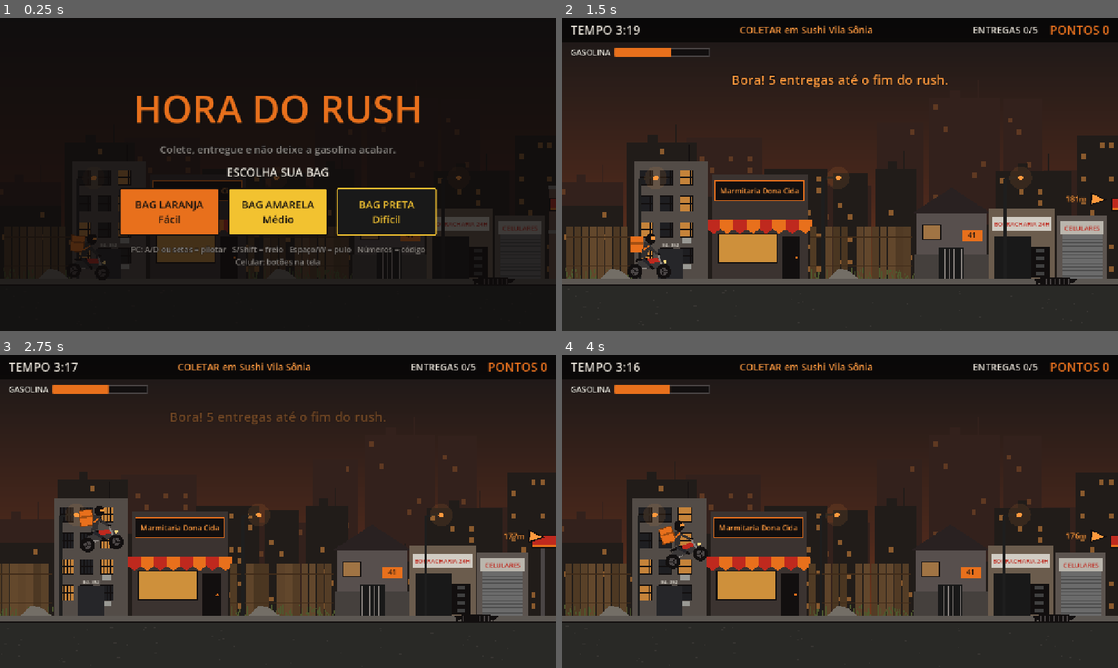
Above: before the commit, frames 1-4 (two rows, left to right).
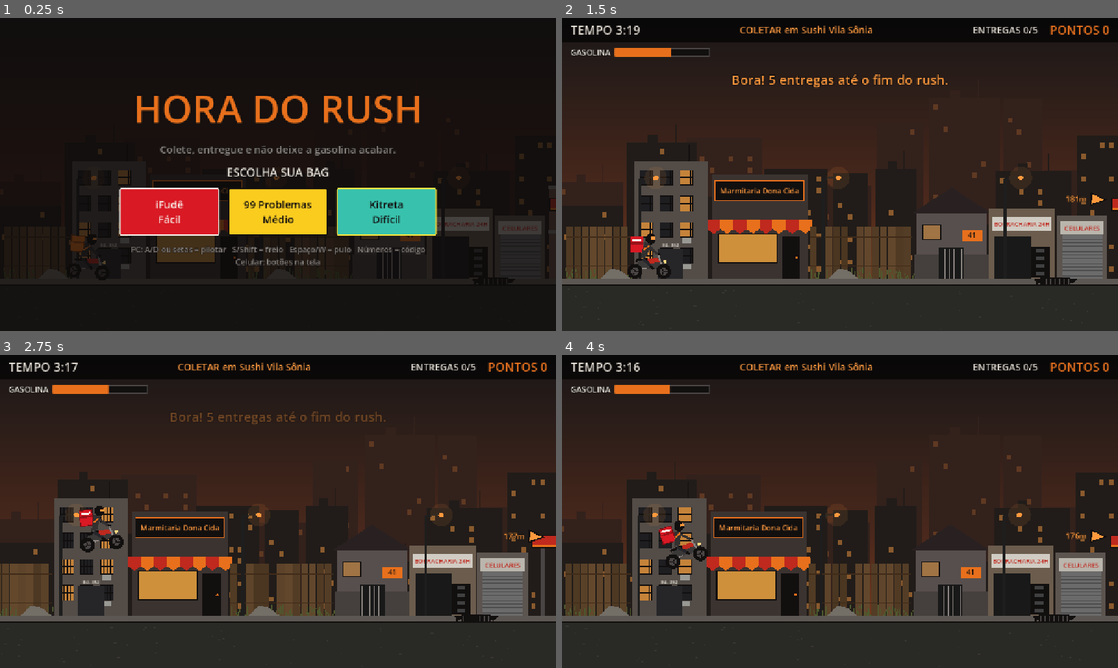
Above: after the commit, the same moments.

Repository: ViniViscas/Hora-do-Rush
Game: Godot game, scene res://scenes/main.tscn
Two runs of this game, one before a commit and one after it. Both use one fixed random seed, a clock stepped at 60 frames per second and the inputs below.
Inputs (mouse positions are in pixels of both pictures, inside the frame that each line leads up to):
- Up to frame 1 (0.25 s): no input
- Up to frame 2 (1.5 s): click (728, 212) at 0.5 s, where only the run before the commit has a clickable "BAG LARANJA Fácil"; tap Enter at 1.25 s; hold D (direita) from 1.28 s (still down); hold S (freio) from 1.28 s (still down)
- Up to frame 3 (2.75 s): keep holding D (direita); tap Space (pulo) at 1.52, 2.27 s; release S (freio) at 2.03 s; tap 0 at 2.1 s
- Up to frame 4 (4 s): release D (direita) at 2.78 s; hold A (esquerda) 2.78-3.53 s; tap 9 at 2.85 s; hold D (direita) from 3.53 s (still down); tap Backspace at 3.6 s; tap Space (pulo) at 3.77 s

The runs differ from the first frame. In frame 1, 5.7% of the frame differs, in the area x 21-79%, y 54-70%; in frame 2, 0.1%; in frame 3, 0.1%; in frame 4, 0.1%.

Commit message:
Bags com nomes de paródia: iFudê, 99 Problemas e Kitreta
- cores das bags de verdade (vermelha, amarela, verde-água com painel amarelo)
- detalhe desenhado na bag da moto, sem copiar logo
- botões do menu com borda na cor do app; tela de fim mostra a bag
- GDD seção 4: decisão das marcas registrada

Co-Authored-By: Claude Opus 5.5 <noreply@anthropic.com>

Diff:
--- a/scripts/game_config.gd
+++ b/scripts/game_config.gd
@@ -14,6 +14,9 @@
 const COR_AMARELO := Color(0.95, 0.76, 0.19)
 
 # --- Dificuldade escolhida pela bag ---
+# Nomes de paródia dos apps (iFood, 99 e Keeta), com as cores das bags de verdade.
+# cor / cor_texto / cor_detalhe: bag, texto do botão e detalhe (borda do botão e faixa na bag)
+# painel_bag: retângulo do detalhe desenhado na bag da moto
 # tempo_fase: segundos totais da fase
 # prazo_base / prazo_px_por_s: prazo do pedido = base + distância / px_por_s
 # bonus_mult: segundos ganhos por segundo de prazo que sobrou
@@ -23,10 +26,12 @@
 # chance_blitz: chance de ser parado passando devagar na blitz
 const DIFICULDADES := {
 	"facil": {
-		"nome": "BAG LARANJA",
+		"nome": "iFudê",
 		"rotulo": "Fácil",
-		"cor": Color(0.91, 0.44, 0.11),
-		"cor_texto": Color(0.07, 0.06, 0.06),
+		"cor": Color(0.85, 0.1, 0.14),
+		"cor_texto": Color(0.97, 0.95, 0.92),
+		"cor_detalhe": Color(0.97, 0.95, 0.92),
+		"painel_bag": Rect2(-39, -92, 22, 5),
 		"tempo_fase": 200.0,
 		"prazo_base": 15.0,
 		"prazo_px_por_s": 300.0,
@@ -40,10 +45,12 @@
 		"chance_blitz": 0.05,
 	},
 	"medio": {
-		"nome": "BAG AMARELA",
+		"nome": "99 Problemas",
 		"rotulo": "Médio",
-		"cor": Color(0.95, 0.76, 0.19),
+		"cor": Color(0.98, 0.8, 0.12),
 		"cor_texto": Color(0.07, 0.06, 0.06),
+		"cor_detalhe": Color(0.07, 0.06, 0.06),
+		"painel_bag": Rect2(-38, -93, 20, 7),
 		"tempo_fase": 170.0,
 		"prazo_base": 10.0,
 		"prazo_px_por_s": 360.0,
@@ -57,10 +64,12 @@
 		"chance_blitz": 0.08,
 	},
 	"dificil": {
-		"nome": "BAG PRETA",
+		"nome": "Kitreta",
 		"rotulo": "Difícil",
-		"cor": Color(0.1, 0.1, 0.1),
-		"cor_texto": Color(0.95, 0.76, 0.19),
+		"cor": Color(0.22, 0.76, 0.68),
+		"cor_texto": Color(0.07, 0.06, 0.06),
+		"cor_detalhe": Color(0.97, 0.9, 0.25),
+		"painel_bag": Rect2(-42, -80, 28, 18),
 		"tempo_fase": 130.0,
 		"prazo_base": 6.0,
 		"prazo_px_por_s": 420.0,
--- a/scripts/main.gd
+++ b/scripts/main.gd
@@ -278,6 +278,8 @@
 	telas.limpar()
 	hud.visible = true
 	moto.cor_bag = dif.cor
+	moto.cor_bag_detalhe = dif.cor_detalhe
+	moto.painel_bag = dif.painel_bag
 	moto.controles_ativos = true
 	tempo_restante = dif.tempo_fase
 	pontos = 0
@@ -393,7 +395,7 @@
 	var linhas := "Entregas: %d/%d     Pontos: %d" % [entregas, Config.ENTREGAS_FASE, pontos]
 	if vitoria:
 		linhas += "\n(inclui +%d pelo tempo que sobrou)" % bonus
-	linhas += "\nDificuldade: %s (%s)     Mapa nº %d" % [dif.nome, dif.rotulo, fase.semente]
+	linhas += "\nBag: %s (%s)     Mapa nº %d" % [dif.nome, dif.rotulo, fase.semente]
 	var titulo := "TURNO FECHADO!" if vitoria else "GAME OVER"
 	telas.mostrar_fim(vitoria, titulo, mensagem, linhas)
 
--- a/scripts/moto.gd
+++ b/scripts/moto.gd
@@ -27,6 +27,8 @@
 var direcao := 1            # 1 = direita, -1 = esquerda (para onde a moto aponta)
 var acelerando := 0.0       # 0..1, usado no consumo de gasolina
 var cor_bag := Config.COR_LARANJA
+var cor_bag_detalhe := Config.COR_PAPEL
+var painel_bag := Rect2()   # faixa/painel com a cor do app (vazio = sem detalhe)
 
 var instavel := false       # lançada por obstáculo, precisa equilibrar
 var caido := false
@@ -195,6 +197,8 @@
 	draw_rect(Rect2(-44, -98, 32, 38), cor_bag.darkened(0.45))
 	draw_rect(Rect2(-42, -96, 28, 34), cor_bag)
 	draw_rect(Rect2(-42, -84, 28, 4), cor_bag.darkened(0.3))
+	if painel_bag.has_area():
+		draw_rect(painel_bag, cor_bag_detalhe)
 
 	# Quadro e carenagem
 	draw_colored_polygon(PackedVector2Array([
--- a/scripts/screens.gd
+++ b/scripts/screens.gd
@@ -58,8 +58,7 @@
 		var d: Dictionary = Config.DIFICULDADES[id]
 		var b: Button = UI.botao("%s\n%s" % [d.nome, d.rotulo], d.cor, d.cor_texto, 24)
 		b.custom_minimum_size = Vector2(230, 110)
-		if id == "dificil":
-			b.add_theme_stylebox_override("normal", UI.estilo(d.cor, Config.COR_AMARELO))
+		b.add_theme_stylebox_override("normal", UI.estilo(d.cor, d.cor_detalhe))
 		b.pressed.connect(func() -> void: iniciar.emit(id))
 		linha.add_child(b)
 
Not shown, changed: docs/GDD.md
